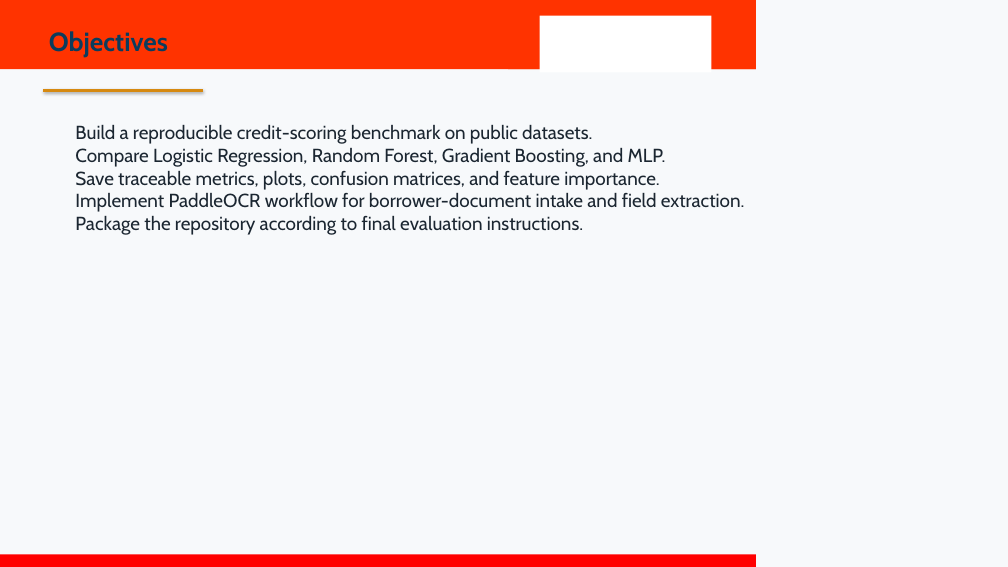
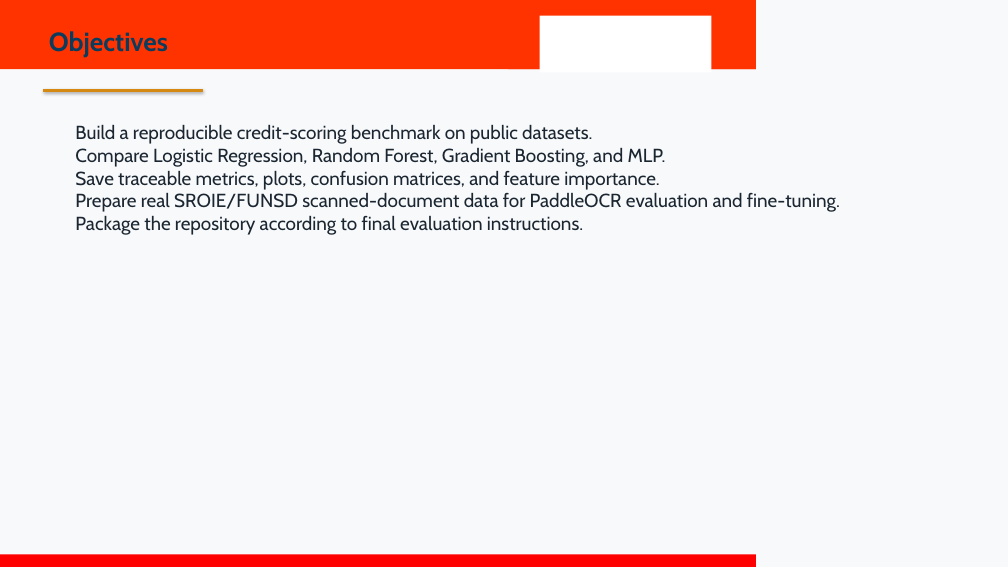
Before and after one commit to omsenpaiii/CreditScoringModel, a slide deck: slide 3 of Report and PPT/Final_COOP2_External_Presentation.pptx. Drawn at 1008x567 pixels with LibreOffice and Linux fonts; fonts in the diff are those of the drawing; background and template pictures are left out. Boxes give left, top, right and bottom in pixels: in the first picture for what was removed or moved away, otherwise in the second. Text is boxed around its words. In the diff, an @@ line names an element or a change of style, - is before the commit and + after.

Commit message:
Add real OCR fine-tuning package

```diff
--- a/Report and PPT/Final_COOP2_External_Presentation.pptx
+++ b/Report and PPT/Final_COOP2_External_Presentation.pptx
@@ text at bbox=[75, 193, 840, 212]: text changed @@
-Implement PaddleOCR workflow for borrower-document intake and field extraction.
+Prepare real SROIE/FUNSD scanned-document data for PaddleOCR evaluation and fine-tuning.
```
Also in this commit, not shown: 1 other slide changed, 2 slides added, 1 slide removed, 23 other files.
